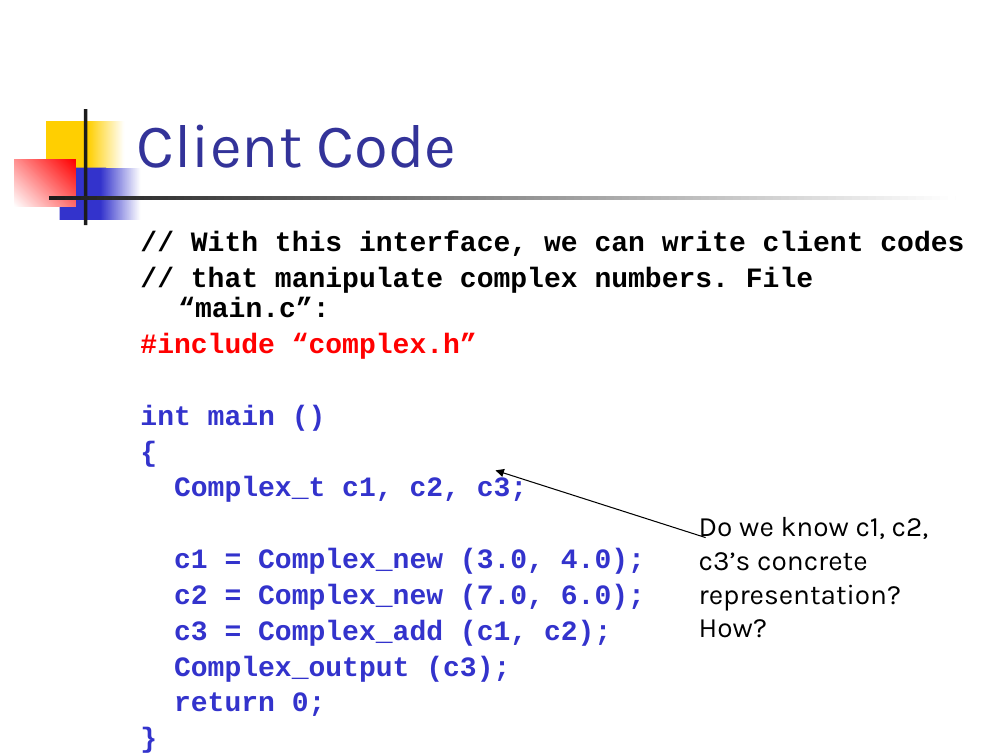
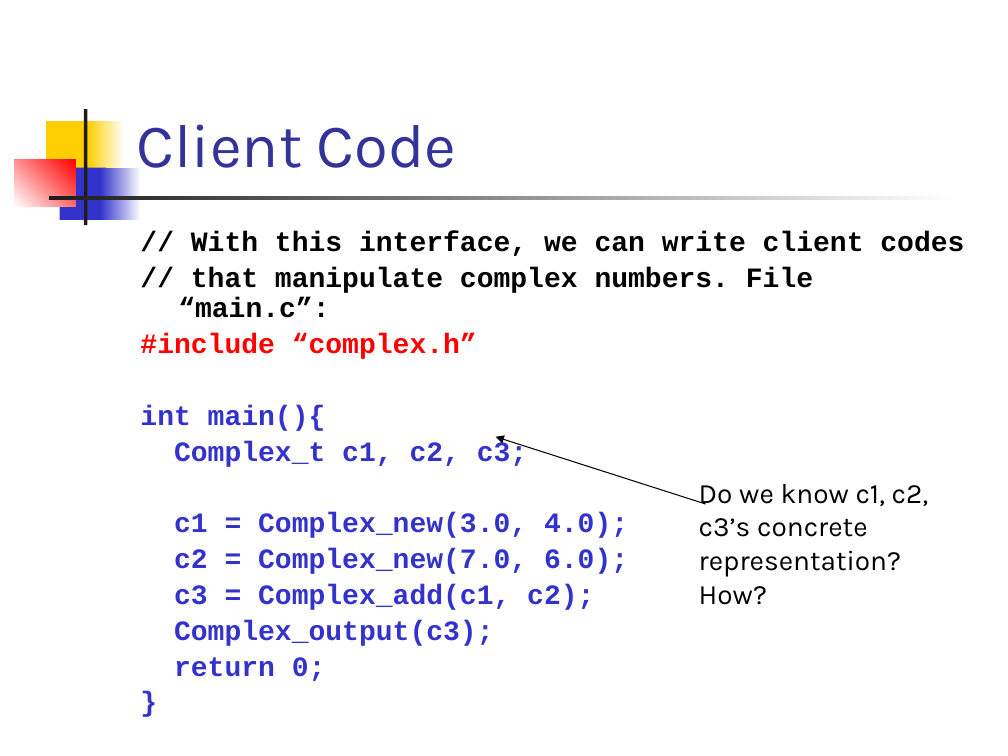
Before and after one commit to csslab-ustc/csslab-ustc.github.io, a slide deck: slide 9 of courses/sysprog/slides/lec10-adt.pptx. Drawn at 1008x756 pixels with LibreOffice and Linux fonts; fonts in the diff are those of the drawing. Boxes give left, top, right and bottom in pixels: in the first picture for what was removed or moved away, otherwise in the second. Text is boxed around its words. In the diff, an @@ line names an element or a change of style, - is before the commit and + after.

```diff
--- a/courses/sysprog/slides/lec10-adt.pptx
+++ b/courses/sysprog/slides/lec10-adt.pptx
@@ text at [140, 405, 326, 431]: text changed @@
-int main ()
-{
+int main(){
@@ arrow moved from (706, 537) - (496, 471) to (706, 504) - (496, 436) @@
@@ text "Do we know c1, c2, ...": place and size @@
-text "Do we know c1, c2, ..." at [699, 517, 929, 638]
+text "Do we know c1, c2, ..." at [699, 484, 929, 605]
@@ text at [174, 512, 628, 646]: spaces changed @@
-c1 = Complex_new (3.0, 4.0);
-c2 = Complex_new (7.0, 6.0);
-c3 = Complex_add (c1, c2);
-Complex_output (c3);
+c1 = Complex_new(3.0, 4.0);
+c2 = Complex_new(7.0, 6.0);
+c3 = Complex_add(c1, c2);
+Complex_output(c3);
```
Also in this commit, not shown: 8 other slides changed, 30 slides removed, 3 other files.
